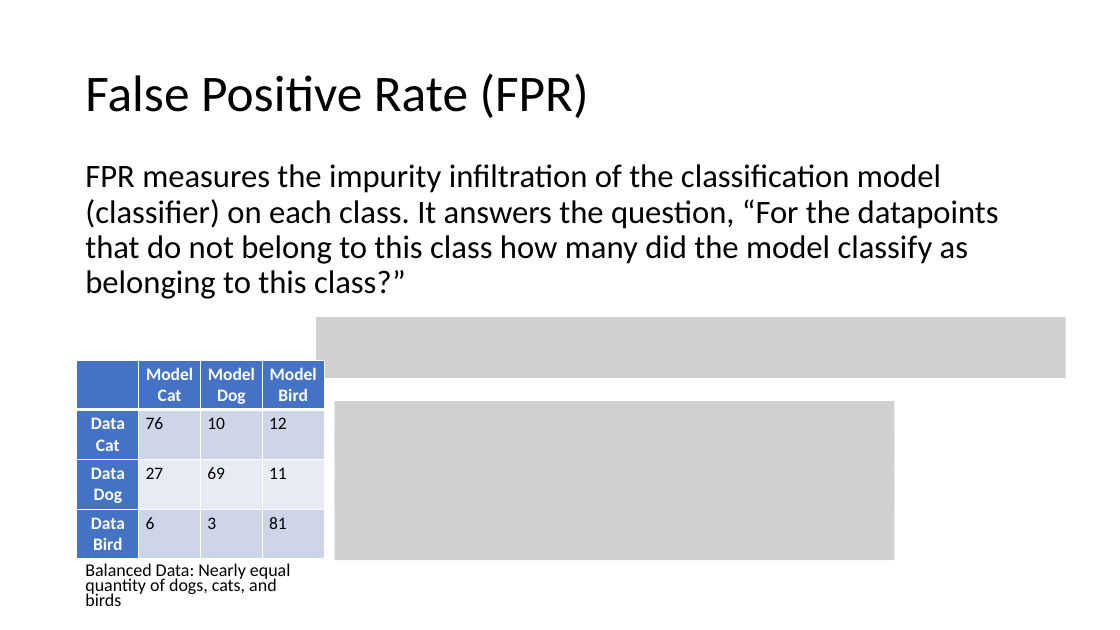
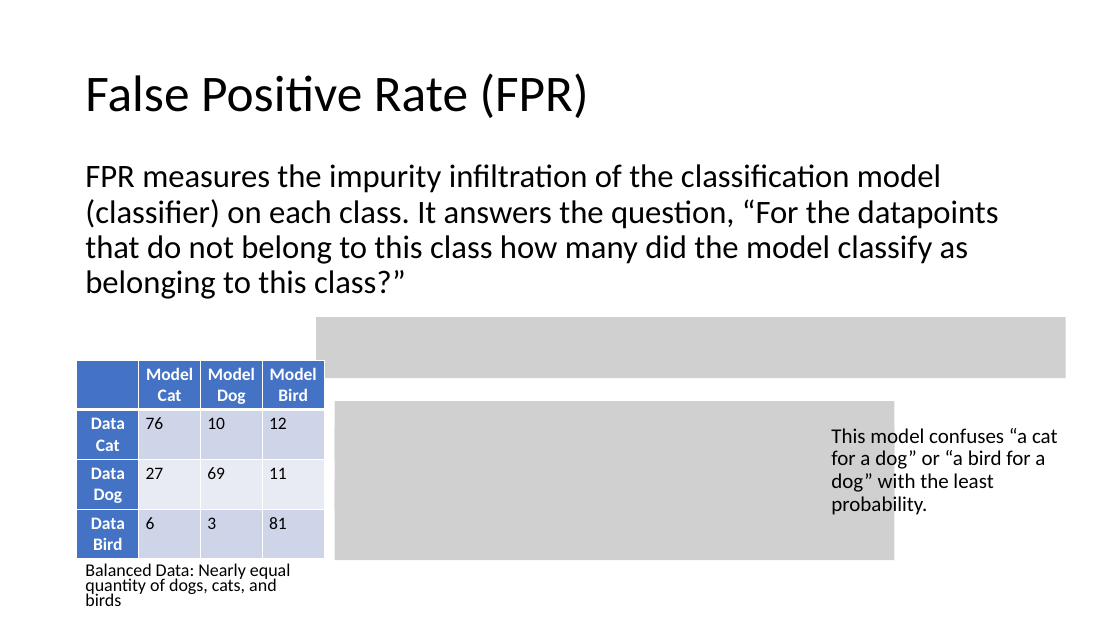
Before and after one commit to meenakshsundaram/AIML, a slide deck: slide 23 of DecisionTrees/DecisionTrees.pptx (slide 21 before the commit). Drawn at 1120x630 pixels with LibreOffice and Linux fonts; fonts in the diff are those of the drawing; grey boxes stand for pictures. Boxes give left, top, right and bottom in pixels: in the first picture for what was removed or moved away, otherwise in the second. Text is boxed around its words. In the diff, an @@ line names an element or a change of style, - is before the commit and + after.

```diff
--- a/DecisionTrees/DecisionTrees.pptx
+++ b/DecisionTrees/DecisionTrees.pptx
@@ text added at (831, 425, 1058, 517), 18 pt, text #000000 @@
+This model confuses “a cat for a dog” or “a bird for a dog” with the least probability.
```
Also in this commit, not shown: 4 other slides changed, 3 slides added, 1 slide removed.
